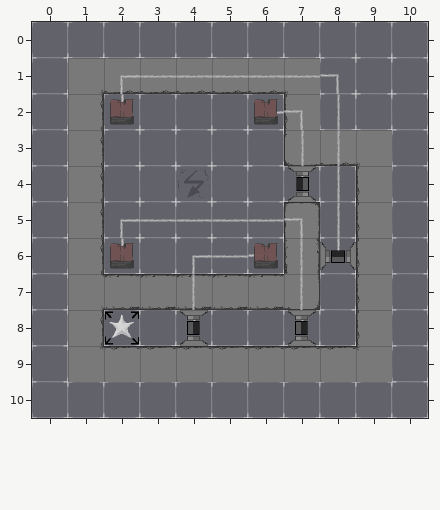
One commit to this Tiled map: core/assets/levels/level5.tmx. The first picture shows the starting point.
Cells are 64x64 px. Shown: x 0..10, y 0..10. Tiles whose own drawing changed are shown in their newer look in all pictures.
The result:
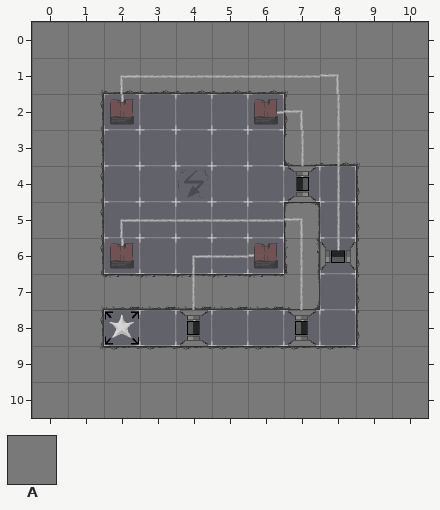
Key: from "tileset": A 10.
_ is an empty cell.
What changed:
{"where": "layer \"walls\""}
{"y":0,"x":0,"old":"___________","new":"AAAAAAAAAAA"}
{"y":1,"x":0,"old":"_","new":"A"}
{"y":1,"x":8,"old":"___","new":"AAA"}
{"y":2,"x":0,"old":"_","new":"A"}
{"y":2,"x":8,"old":"___","new":"AAA"}
{"y":3,"x":0,"old":"_","new":"A"}
{"y":3,"x":10,"old":"_","new":"A"}
{"y":4,"x":0,"old":"_","new":"A"}
{"y":4,"x":10,"old":"_","new":"A"}
{"y":5,"x":0,"old":"_","new":"A"}
{"y":5,"x":10,"old":"_","new":"A"}
{"y":6,"x":0,"old":"_","new":"A"}
{"y":6,"x":10,"old":"_","new":"A"}
{"y":7,"x":0,"old":"_","new":"A"}
{"y":7,"x":10,"old":"_","new":"A"}
{"y":8,"x":0,"old":"_","new":"A"}
{"y":8,"x":10,"old":"_","new":"A"}
{"y":9,"x":0,"old":"_","new":"A"}
{"y":9,"x":10,"old":"_","new":"A"}
{"y":10,"x":0,"old":"___________","new":"AAAAAAAAAAA"}
{"label":"added","picture_box":[32,22,428,418]}
